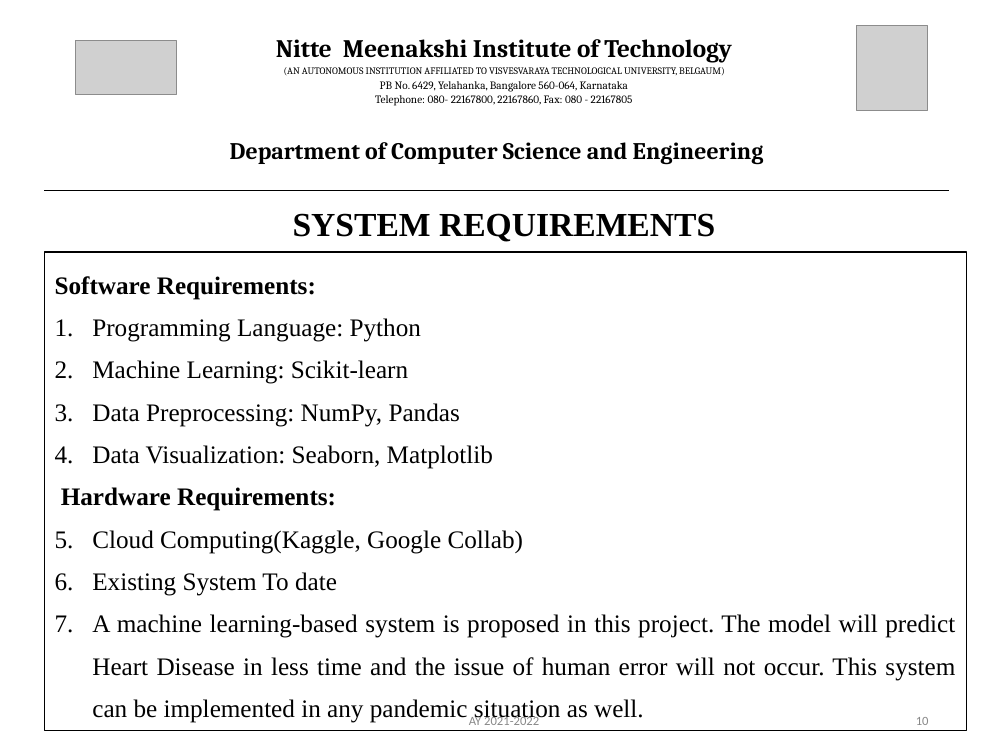
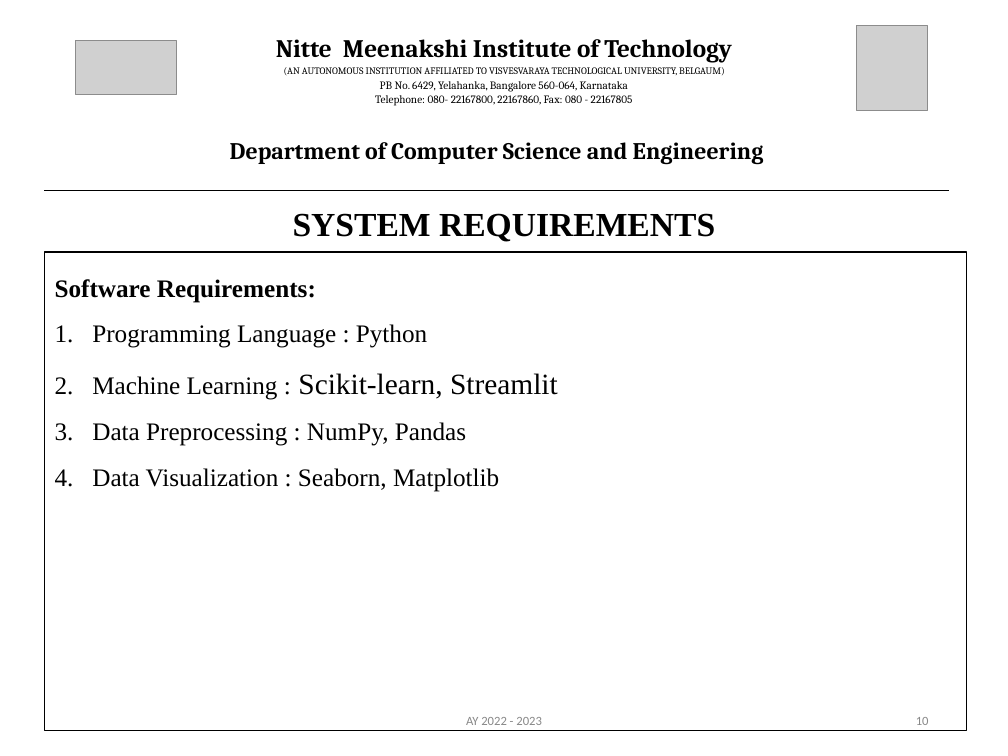
Before and after one commit to Anubhav4380/heartdiseaseprediction, a slide deck: slide 10 of docs/18PCS_36_Final_PPT.pptx. Drawn at 1008x756 pixels with LibreOffice and Linux fonts; fonts in the diff are those of the drawing; grey boxes stand for pictures. Boxes give left, top, right and bottom in pixels: in the first picture for what was removed or moved away, otherwise in the second. Text is boxed around its words. In the diff, an @@ line names an element or a change of style, - is before the commit and + after.

```diff
--- a/docs/18PCS_36_Final_PPT.pptx
+++ b/docs/18PCS_36_Final_PPT.pptx
@@ text at box(55, 279, 316, 303): line spacing 1.4 to 1.5 @@
@@ text at box(92, 324, 558, 492): text changed @@
-1. Programming Language: Python
-2. Machine Learning: Scikit-learn
-3. Data Preprocessing: NumPy, Pandas
-4. Data Visualization: Seaborn, Matplotlib
-Hardware Requirements:
-1. Cloud Computing(Kaggle, Google Collab)
-2. Existing System To date
-3. A machine learning-based system is proposed in this project. The model will predict Heart Disease in less time and the issue of human error will not occur. This system can be implemented in any pandemic situation as well.
+1. Programming Language : Python
+2. Machine Learning : Scikit-learn, Streamlit
+3. Data Preprocessing : NumPy, Pandas
+4. Data Visualization : Seaborn, Matplotlib
@@ text at box(466, 717, 542, 725): text changed @@
-AY 2021-2022
+AY 2022 - 2023
```
Also in this commit, not shown: 33 other slides changed, 2 slides added, 7 other files.
